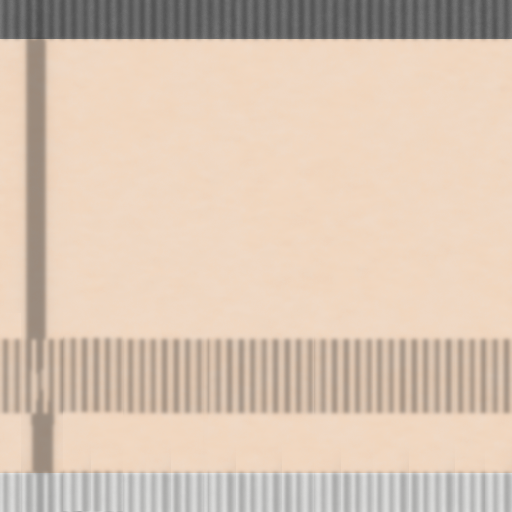
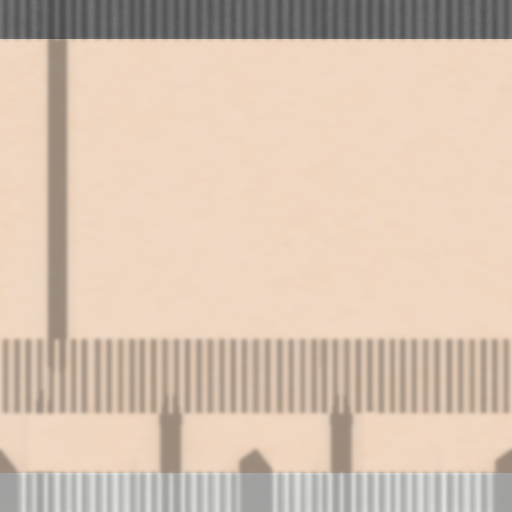
The second 512 × 512 image is a revision of the first. Changes to its layers:
painted on "5px gauss" over 0, 0, 512, 512
